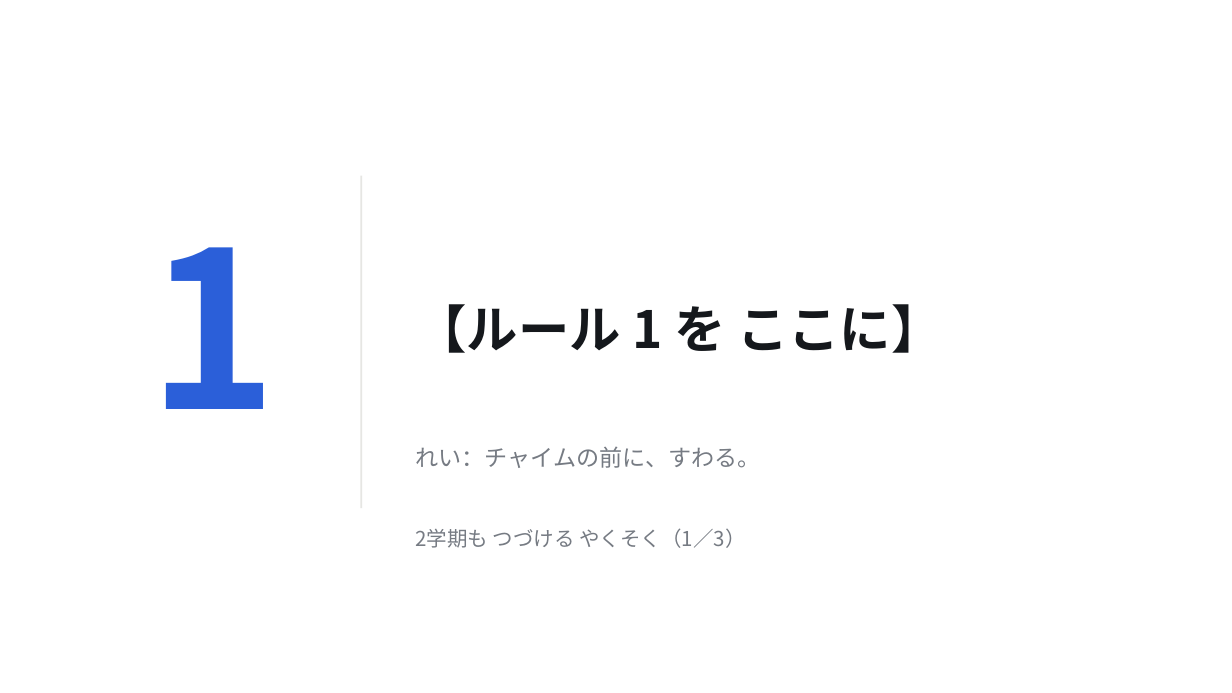
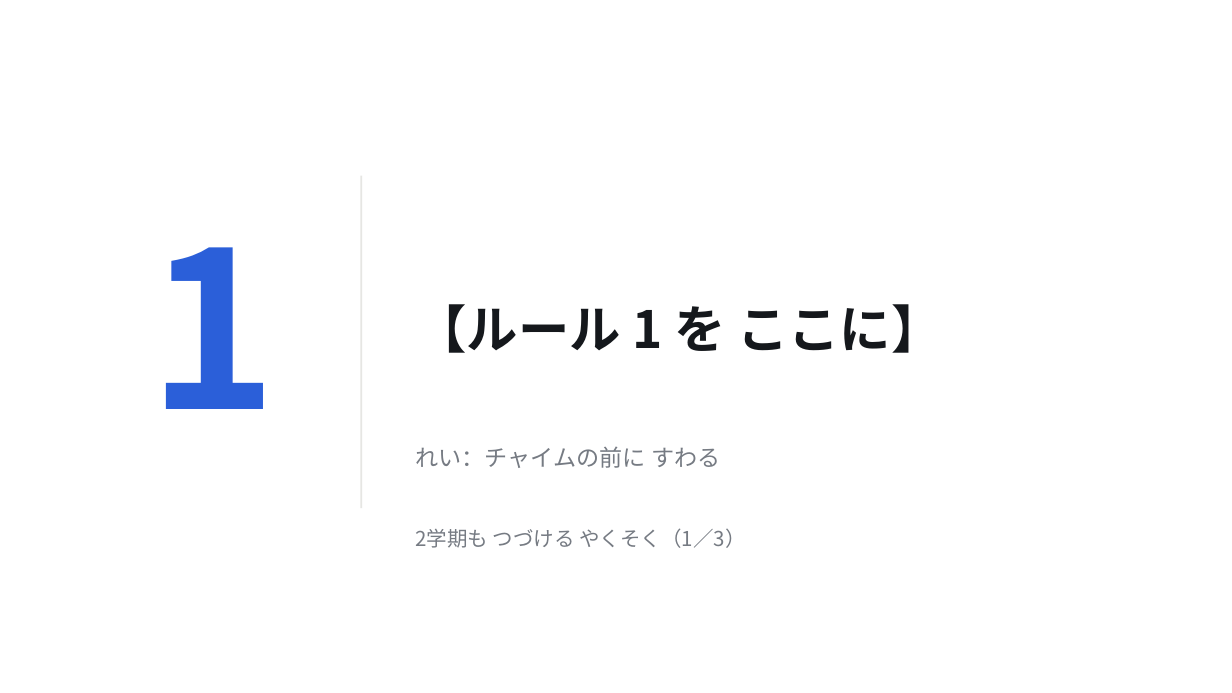
Before and after one commit to A-TOZAK/tateiwa-kenshu, a slide deck: slide 3 of templates/t2_gakkyu_rule.pptx. Drawn at 1232x693 pixels with LibreOffice and Linux fonts; fonts in the diff are those of the drawing. Boxes give left, top, right and bottom in pixels: in the first picture for what was removed or moved away, otherwise in the second. Text is boxed around its words. In the diff, an @@ line names an element or a change of style, - is before the commit and + after.

```diff
--- a/templates/t2_gakkyu_rule.pptx
+++ b/templates/t2_gakkyu_rule.pptx
@@ text at [416,447,720,468]: text changed @@
-れい：チャイムの前に、すわる。
+れい：チャイムの前に すわる
```
Also in this commit, not shown: 5 other slides changed, 17 other files.
